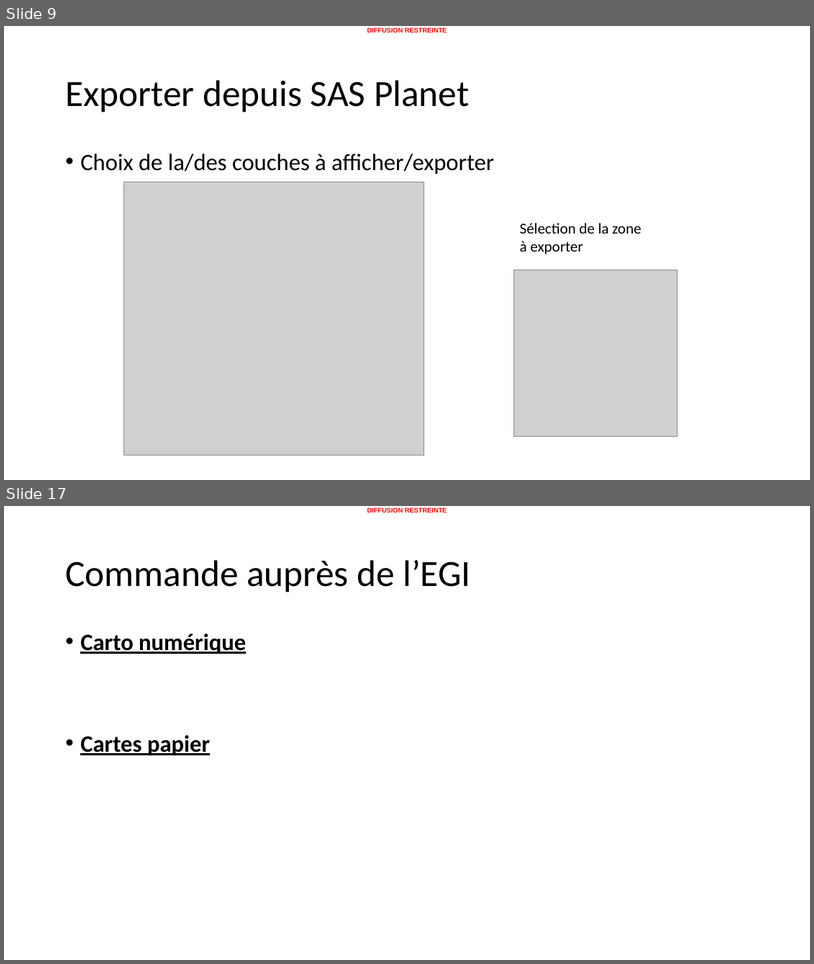
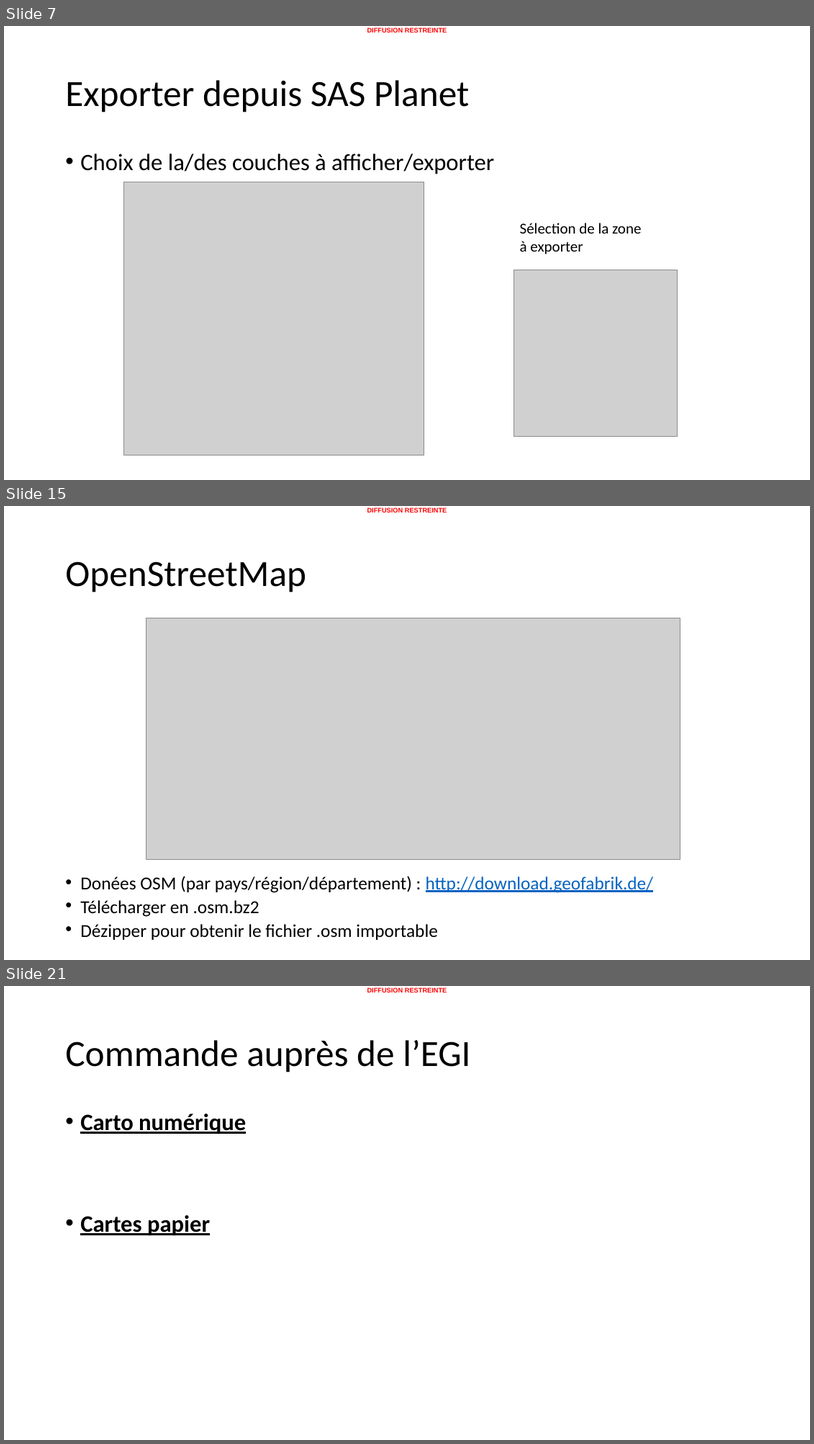
Before and after one commit to 20100dbg/OutilsGeo, a slide deck: cours/Guide - obtenir des cartes.pptx. Shown one above the other, each under a label of ours: slides 9 and 17 before the commit, slides 7, 15 and 21 after it; the slides between them are not shown. The pictures are 814x964 and 814x1444 pixels, drawn with LibreOffice and Linux fonts; fonts in the diff are those of the drawing; grey boxes stand for pictures; background and template pictures are left out. Boxes give left, top, right and bottom in pixels: in the first picture for what was removed or moved away, otherwise in the second. Text is boxed around its words. In the diff, an @@ line names an element or a change of style, - is before the commit and + after.

```diff
--- a/cours/Guide - obtenir des cartes.pptx
+++ b/cours/Guide - obtenir des cartes.pptx
@@ slide 15 added at [4, 506, 810, 960], background #FFFFFF; not listed: 1 template element that a slide beside it also shows @@
@@ title added at [65, 561, 306, 592], 44 pt, text #000000 @@
+OpenStreetMap
@@ picture added at [146, 618, 680, 860] @@
@@ text added at [80, 875, 653, 939], 21.7 pt, text #000000 @@
+• Donées OSM (par pays/région/département) : http://download.geofabrik.de/
+• Télécharger en .osm.bz2
+• Dézipper pour obtenir le fichier .osm importable
@@ what was slide 9 is now slide 7 @@
@@ what was slide 17 is now slide 21 @@
```
Also in this commit, not shown: 8 slides changed, 9 other slides added, 6 slides removed, 1 other file.
